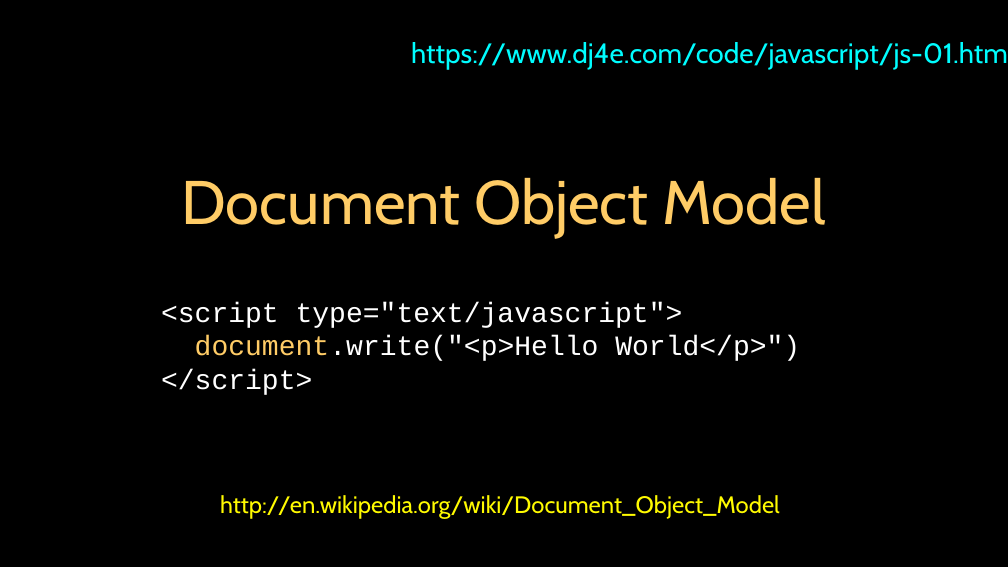
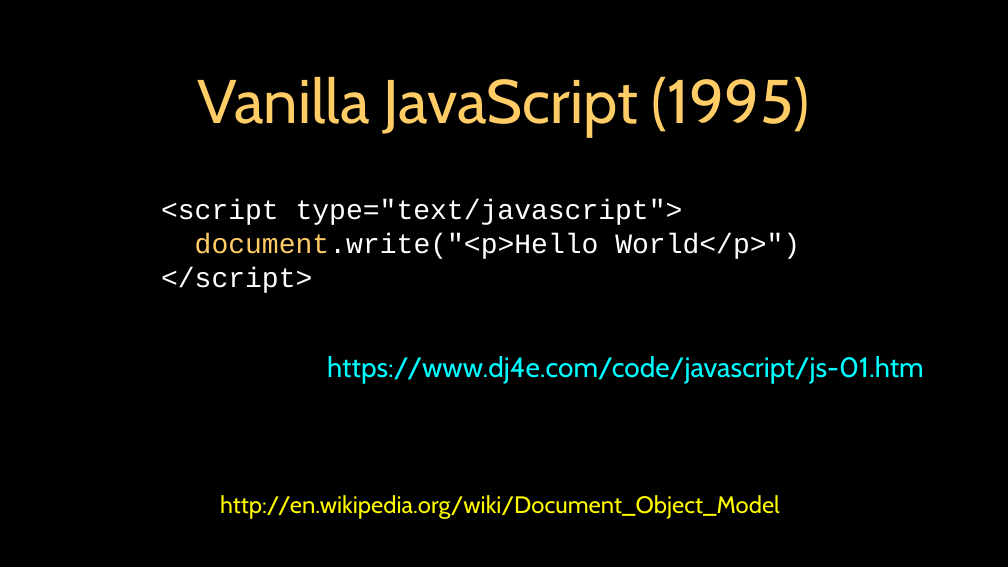
Before and after one commit to csev/dj4e, a slide deck: slide 2 of lectures/JS-03-JQuery.ppt. Drawn at 1008x567 pixels with LibreOffice and Linux fonts; fonts in the diff are those of the drawing. Boxes give left, top, right and bottom in pixels: in the first picture for what was removed or moved away, otherwise in the second. Text is boxed around its words. In the diff, an @@ line names an element or a change of style, - is before the commit and + after.

```diff
--- a/lectures/JS-03-JQuery.ppt
+++ b/lectures/JS-03-JQuery.ppt
@@ title "Vanilla JavaScript (1995)" at box(197, 76, 810, 137): vertical alignment bottom to middle @@
@@ title at box(197, 76, 810, 137): text changed @@
-Document Object Model
+Vanilla JavaScript (1995)
@@ text "<script type="text/javascript">": place and size @@
-text "<script type="text/javascript">" at box(161, 302, 800, 395)
+text "<script type="text/javascript">" at box(161, 200, 800, 293)
@@ free "https://www.dj4e.com/code/javascript/js-01.htm": place and size @@
-free "https://www.dj4e.com/code/javascript/js-01.htm" at box(386, 31, 1008, 73)
+free "https://www.dj4e.com/code/javascript/js-01.htm" at box(302, 347, 949, 388)
```
Also in this commit, not shown: 5 other slides changed, 3 slides added, 1 slide removed, 3 other files.
